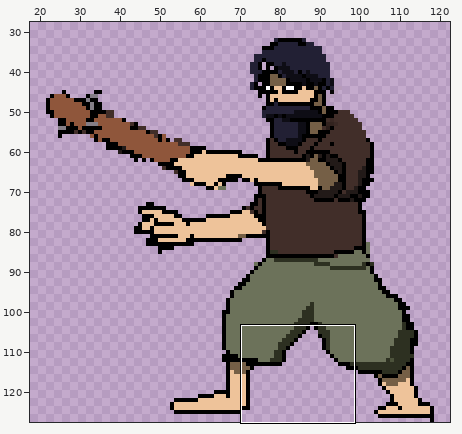
Two states of a pixel-art file, Art/RawAssets/rabblestick/rabble_stick_dash.ase. The first picture is a wide view before the edit; the outline marks the close-up.
Close-up. Old version:
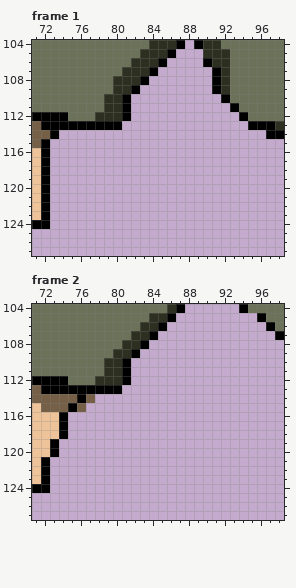
160x128 pixels, 6 frames. Pixels under 10% opacity are left out. Shown: frame 1: x 71..98, y 104..127; frame 2: x 71..98, y 104..127. The wide view leaves out empty margins. The commit also changed other frames or places, which this record leaves out.
After:
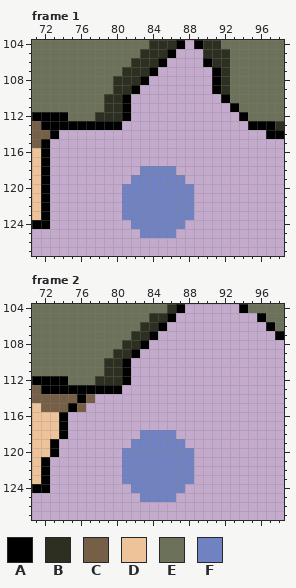
Palette (. is transparent): A #000000  B #2d3021  C #755f46  D #eec39a  E #6c725a  F #7082c1
Author's note on the commit: tuning dash,dodge pace for rabble stick update backlog
Changes in this commit:
layer "rootmotion" now shown
--- frame 1, layer "rootmotion"
@@ x 79..90 @@
 117 ............
-118 ............
-119 ............
-120 ............
-121 ............
-122 ............
-123 ............
-124 ............
-125 ............
+118 ....FFFF....
+119 ...FFFFFF...
+120 ..FFFFFFFF..
+121 ..FFFFFFFF..
+122 ..FFFFFFFF..
+123 ..FFFFFFFF..
+124 ...FFFFFF...
+125 ....FFFF....
 126 ............
--- frame 2, layer "rootmotion": the same change as frame 1
